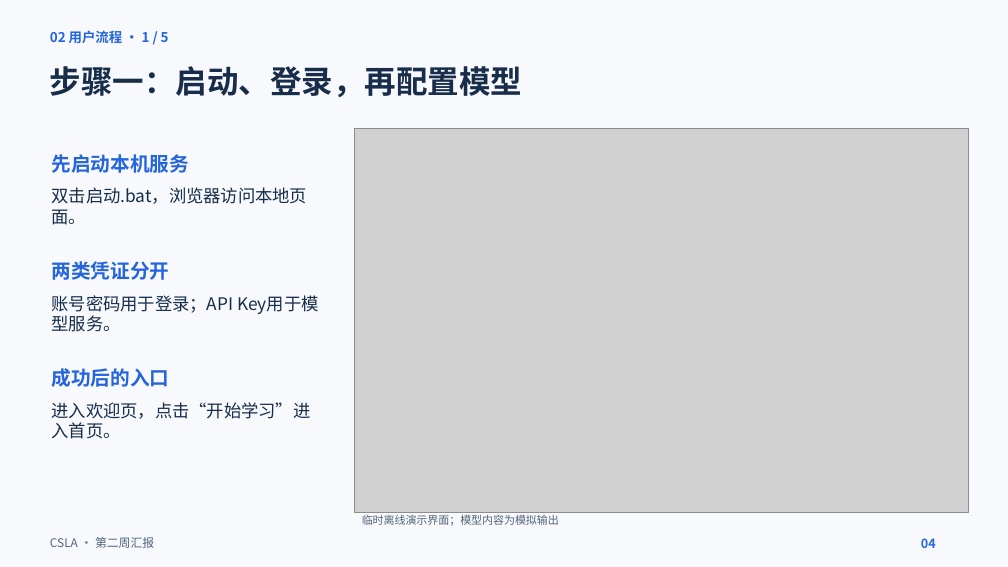
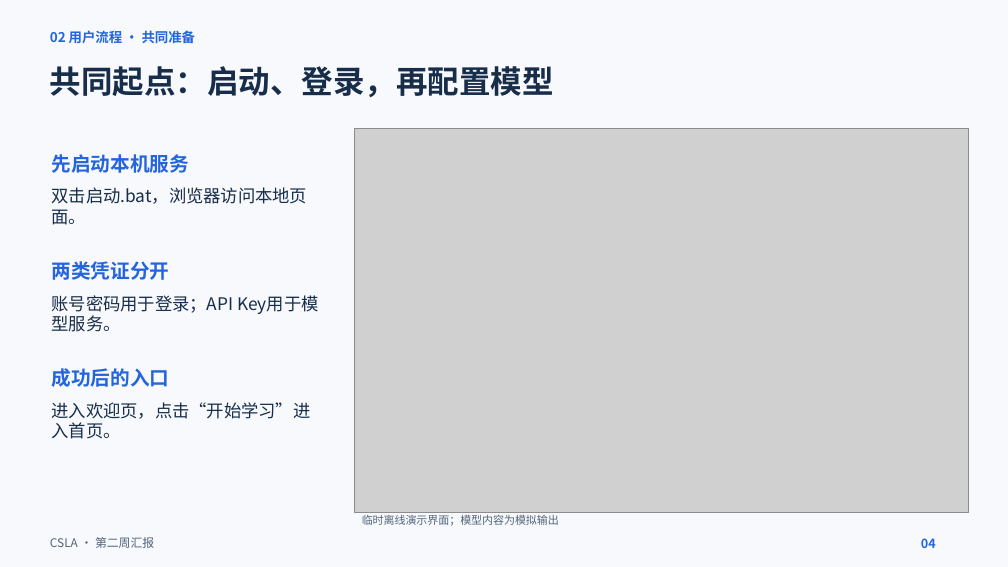
Before and after one commit to KnightofAltria/AIassistant, a slide deck: slide 4 of 文档/汇报内容/第二周汇报/第二周汇报.pptx. Drawn at 1008x567 pixels with LibreOffice and Linux fonts; fonts in the diff are those of the drawing; grey boxes stand for pictures. Boxes give left, top, right and bottom in pixels: in the first picture for what was removed or moved away, otherwise in the second. Text is boxed around its words. In the diff, an @@ line names an element or a change of style, - is before the commit and + after.

Commit message:
docs: 拆分两条用户流程并详解科目学习操作

```diff
--- a/文档/汇报内容/第二周汇报/第二周汇报.pptx
+++ b/文档/汇报内容/第二周汇报/第二周汇报.pptx
@@ text at box(50, 30, 196, 43): text changed @@
-02 用户流程 · 1 / 5
+02 用户流程 · 共同准备
@@ text at box(50, 66, 554, 97): text changed @@
-步骤一：启动、登录，再配置模型
+共同起点：启动、登录，再配置模型
```
Also in this commit, not shown: 13 other slides changed, 4 slides added.
